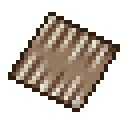
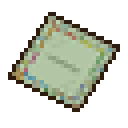
Comparing the layer stacks of the two 128 x 128 images. Changes:
added layer "Layer 18" above "Layer 17" over [12, 16, 116, 108]
